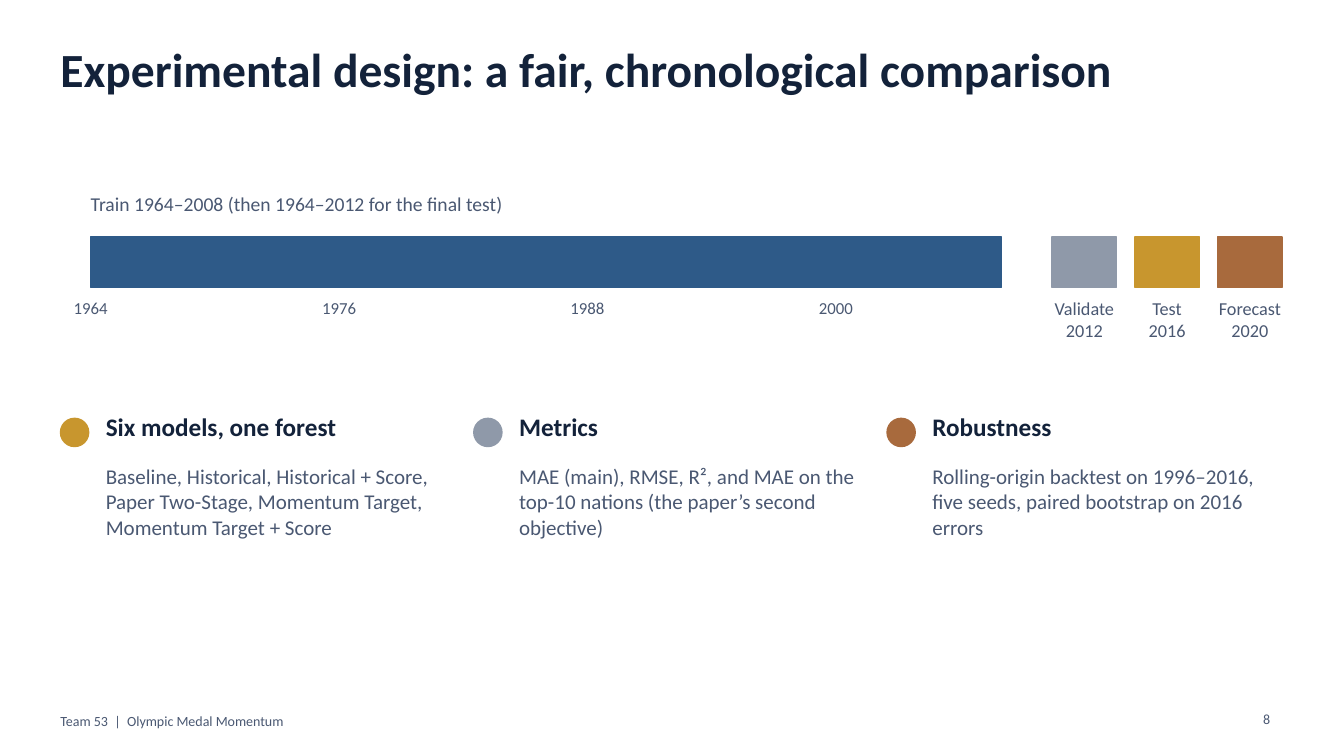
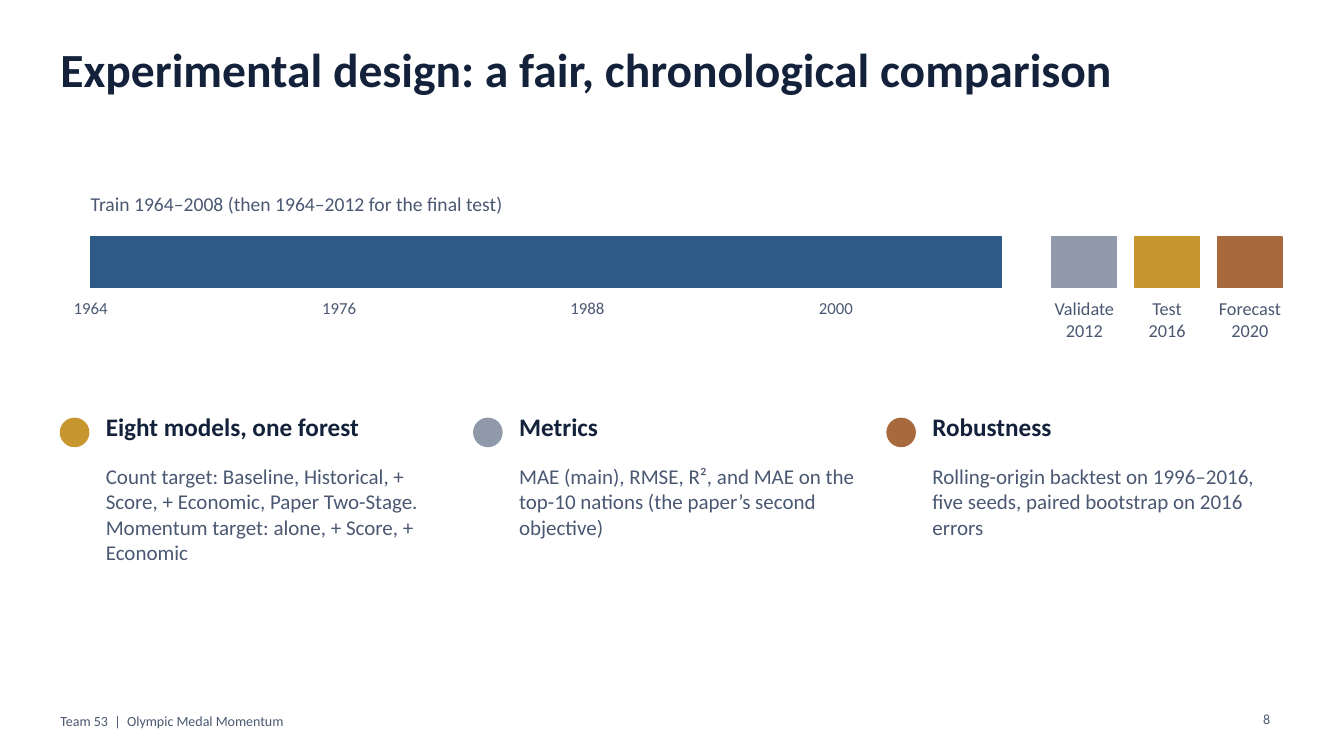
Before and after one commit to ryonahh/ML_MiniProject_53, a slide deck: slide 8 of deliverables/Olympic_Medal_Momentum_Slides.pptx. Drawn at 1344x756 pixels with LibreOffice and Linux fonts; fonts in the diff are those of the drawing. Boxes give left, top, right and bottom in pixels: in the first picture for what was removed or moved away, otherwise in the second. Text is boxed around its words. In the diff, an @@ line names an element or a change of style, - is before the commit and + after.

Commit message:
Update README, report and slides with World Bank and model-family results

```diff
--- a/deliverables/Olympic_Medal_Momentum_Slides.pptx
+++ b/deliverables/Olympic_Medal_Momentum_Slides.pptx
@@ text at (x1=106, y1=418, x2=359, y2=441): text changed @@
-Six models, one forest
+Eight models, one forest
@@ text at (x1=106, y1=469, x2=418, y2=560): text changed @@
-Baseline, Historical, Historical + Score, Paper Two-Stage, Momentum Target, Momentum Target + Score
+Count target: Baseline, Historical, + Score, + Economic, Paper Two-Stage. Momentum target: alone, + Score, + Economic
```
Also in this commit, not shown: 8 other slides changed, 1 slide added, 2 other files.
